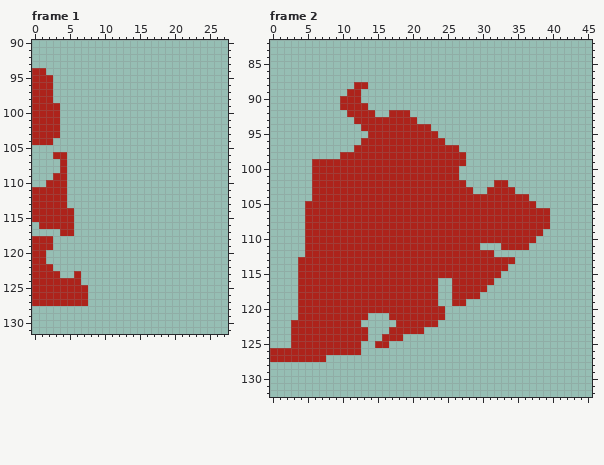
One commit to this pixel-art file: Assets/Arts/NPCAndPlayer/Player/PhysicATK/FireATKUp.aseprite. The first picture shows the starting point.
160x160 pixels, 5 frames. Shown: frame 1: x 0..27, y 90..131; frame 2: x 0..45, y 82..132. The commit also changed other frames, which this record leaves out.
And afterwards:
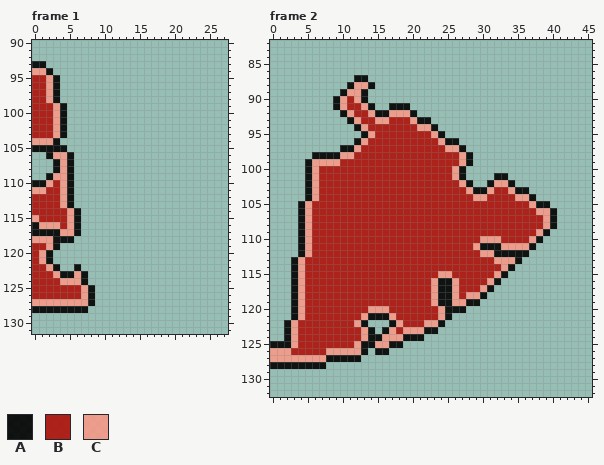
Palette (. is transparent): A #000000e6  B #b0120ae6  C #f69988e6
Diff:
layer "Layer 1" now hidden
layer "Layer 1 #3" opacity 90% added
Changed rows in their new state; - is an unchanged pixel.
Frame 1, layer "Layer 1 #3":
first column x 0:
 93 AA-------
 94 CCA------
 95 --CA-----
 96 --CA-----
 97 --CA-----
 98 --CA-----
 99 ---CA----
100 ---CA----
101 ---CA----
102 ---CA----
103 ---CA----
104 CCCA-----
105 AAAAA----
106 --ACCA---
107 ---ACA---
108 ---ACA---
109 --ACCA---
110 AAC-CA---
111 CC--CA---
112 ----CA---
113 ----CA---
114 -----CA--
115 C----CA--
116 ACCC-CA--
117 AAAACCA--
118 CCCAAA---
119 --CA-----
120 -CA------
121 -CA------
122 --CA--A--
123 ---CAACA-
124 ----CCCA-
125 -------CA
126 -------CA
127 CCCCCCCCA
128 AAAAAAAA-
Frame 2, layer "Layer 1 #3":
first column x 0:
 87 ------------AA---------------------------
 88 -----------ACCA--------------------------
 89 ----------ACCA---------------------------
 90 ---------AC-CA---------------------------
 91 ---------AC--CA--AAA---------------------
 92 ----------AC--CAACCCA--------------------
 93 -----------AC--CC---CAA------------------
 94 ------------AC-------CCA-----------------
 95 -------------AC--------CA----------------
 96 ------------AC----------CAA--------------
 97 ----------AAC------------CCA-------------
 98 ------AAAACC---------------CA------------
 99 -----ACCCC-----------------CA------------
100 -----AC-------------------CA-------------
101 -----AC-------------------CA----AA-------
102 -----AC--------------------CA--ACCA------
103 -----AC---------------------CAAC--CAA----
104 -----AC----------------------CC----CCA---
105 ----AC-------------------------------CAA-
106 ----AC--------------------------------CCA
107 ----AC---------------------------------CA
108 ----AC---------------------------------CA
109 ----AC--------------------------------CA-
110 ----AC------------------------CCC----CA--
111 ----AC-----------------------CAAACCCCA---
112 ----AC------------------------CCAAAAA----
113 ---AC---------------------------CCCA-----
114 ---AC----------------------------CA------
115 ---AC-------------------CC------CA-------
116 ---AC------------------CAAC----CA--------
117 ---AC------------------CAAC---CA---------
118 ---AC------------------CAAC-CCA----------
119 ---AC------------------CAACCAA-----------
120 ---AC---------CCC-------CAAA-------------
121 ---AC--------CAAAC------CA---------------
122 --AC--------CA---AC---CCA----------------
123 --AC---------CA-AC-CCCAA-----------------
124 --AC---------CAACCCAAA-------------------
125 AAAC--------CAACCAA----------------------
126 CCC-----CCCCCA-AA------------------------
127 CCCCCCCCAAAAA----------------------------
128 AAAAAAAA---------------------------------
Where, in picture pixels (left, top, right, bottom), the same in both pictures:
changed: (32, 61, 95, 313)
changed: (270, 75, 557, 369)
